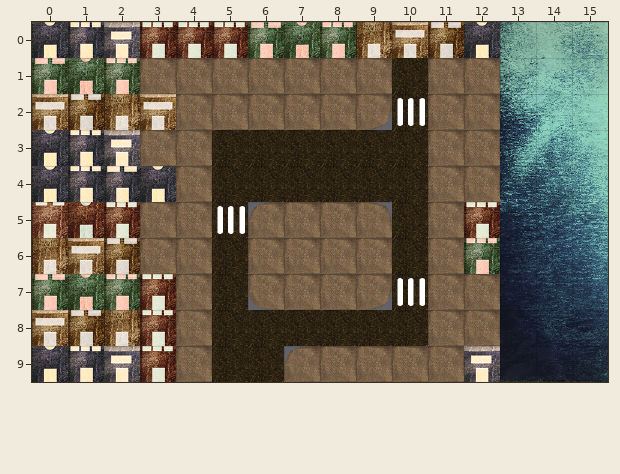
Tiled map, stored at assets/streetpirates-city2.tmx. The picture above is the old version.
Cells are 60x60 px. Shown: x 0..15, y 0..9.
And afterwards:
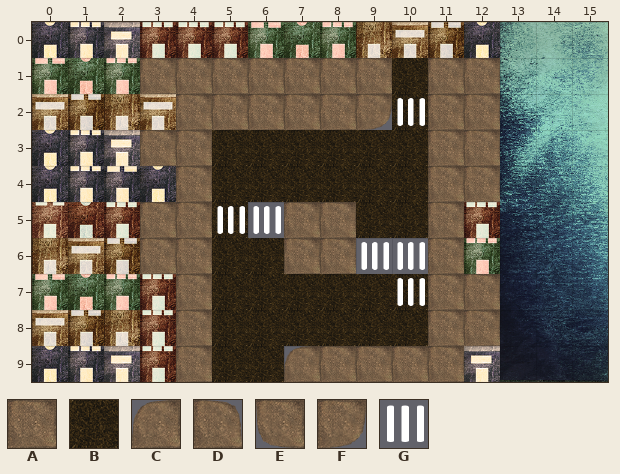
Key: from "city_tiles_oct28": A 0, B 10, C 36, D 38, E 56, F 58; from "map_tiles (2)": G 9.
_ is an empty cell.
Edits made:
Layer "Tile Layer 1":
y 5: x 6 C -> G; x 9 D -> B
y 6: x 6 A -> B; x 9..10 AB -> GG
y 7: x 6..9 EAAF -> BBBB
